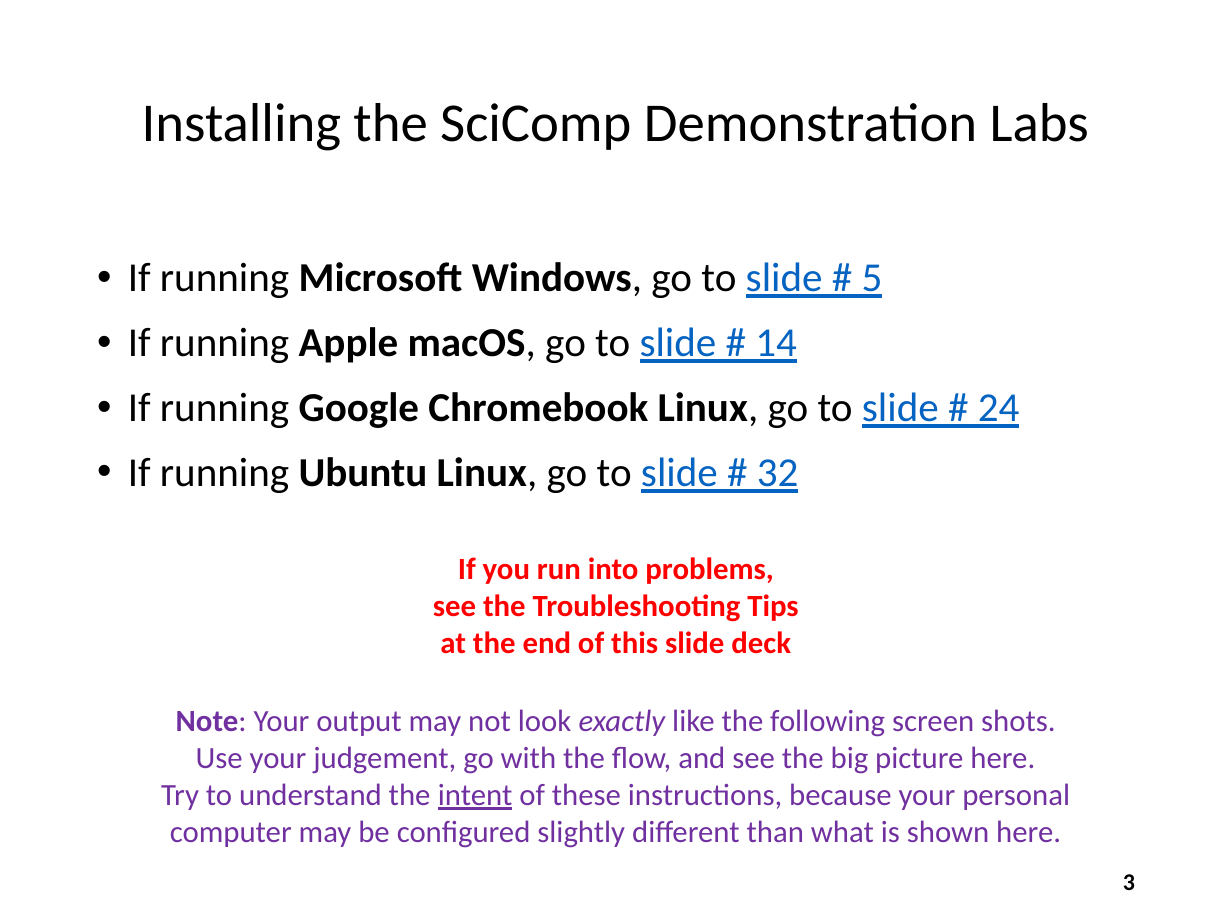
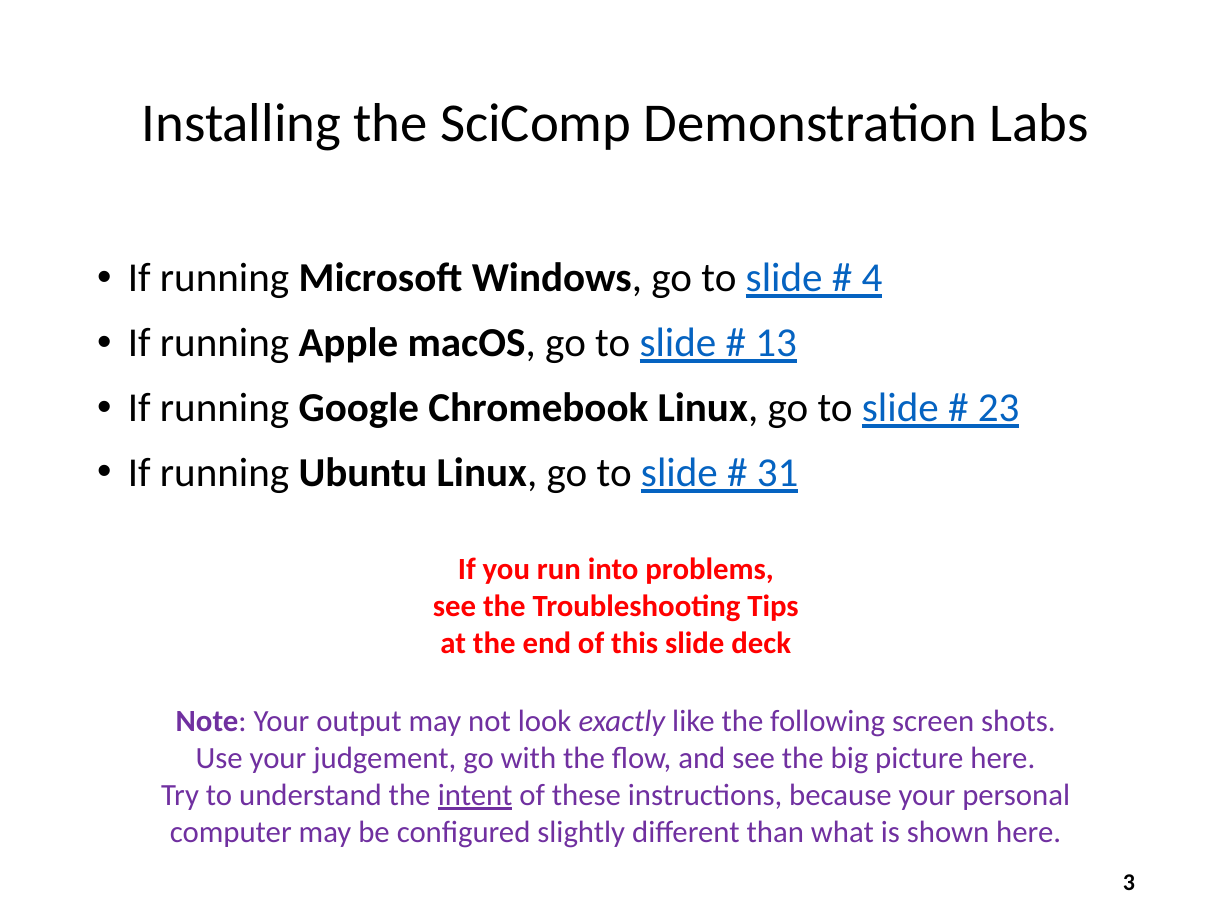
Before and after one commit to dbiersach/scicomp-demos, a slide deck: slide 3 of slides/Installing the Courseware.pptx. Drawn at 1232x924 pixels with LibreOffice and Linux fonts; fonts in the diff are those of the drawing. Boxes give left, top, right and bottom in pixels: in the first picture for what was removed or moved away, otherwise in the second. Text is boxed around its words. In the diff, an @@ line names an element or a change of style, - is before the commit and + after.

```diff
--- a/slides/Installing the Courseware.pptx
+++ b/slides/Installing the Courseware.pptx
@@ text at bbox=[128, 262, 1020, 493]: text changed @@
-• If running Microsoft Windows, go to slide # 5
-• If running Apple macOS, go to slide # 14
-• If running Google Chromebook Linux, go to slide # 24
-• If running Ubuntu Linux, go to slide # 32
+• If running Microsoft Windows, go to slide # 4
+• If running Apple macOS, go to slide # 13
+• If running Google Chromebook Linux, go to slide # 23
+• If running Ubuntu Linux, go to slide # 31
```
Also in this commit, not shown: 10 other slides changed, 32 other files.
